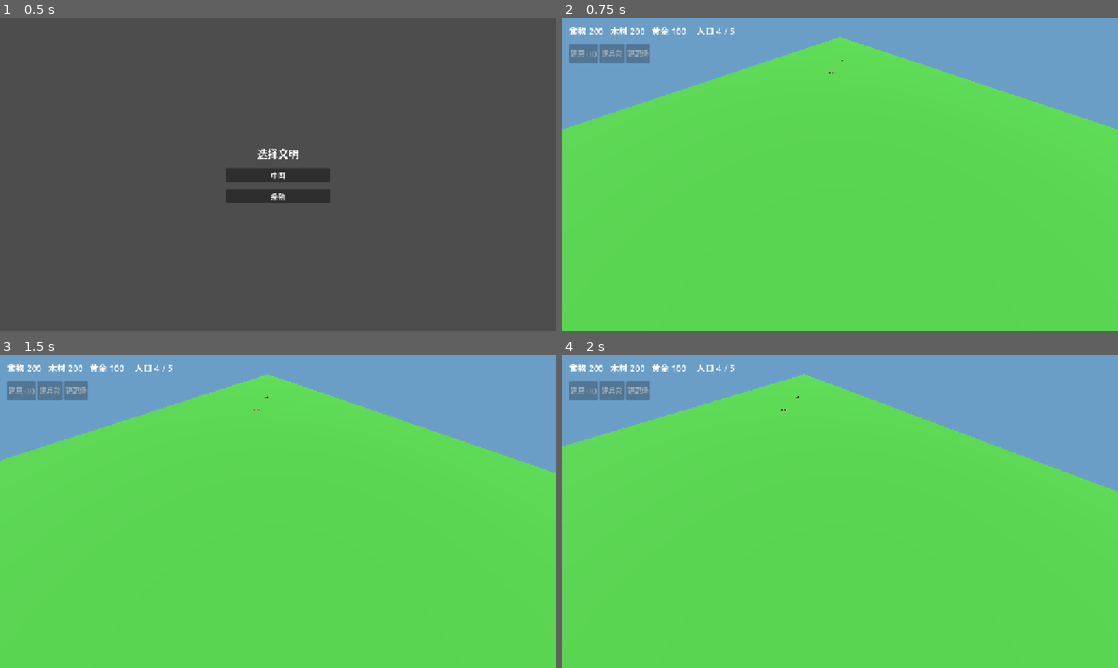
Above: before the commit, frames 1-4 (two rows, left to right).
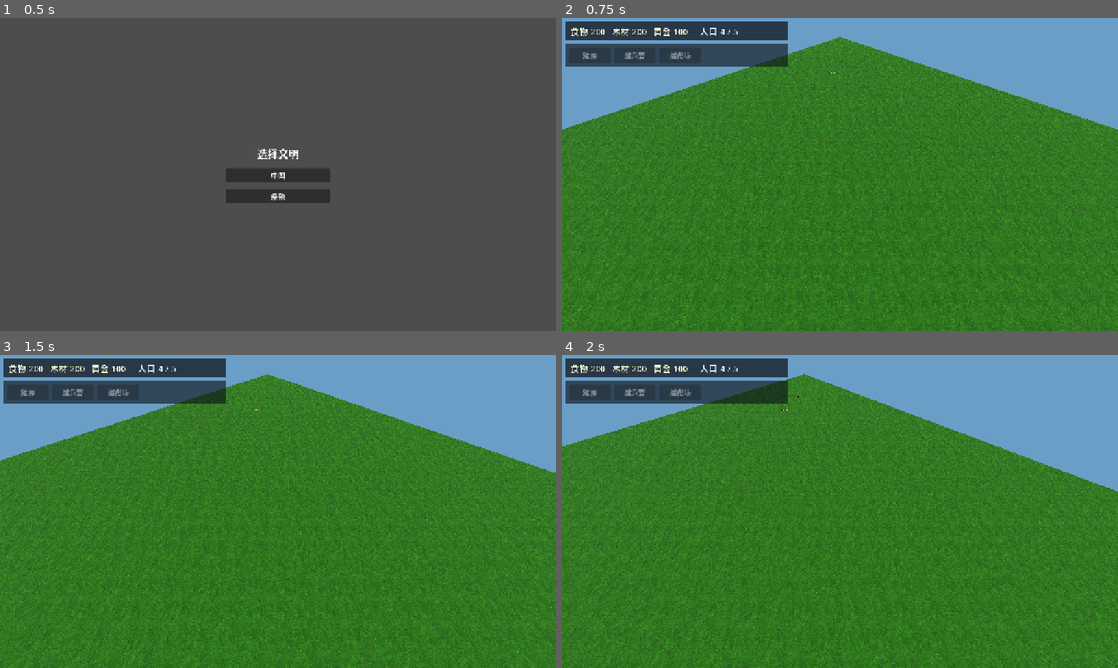
Above: after the commit, the same moments.

Repository: Zondabb/aoe2
Game: Godot game, scene res://scenes/civ_select.tscn
Two runs of this game, one before a commit and one after it. Both use one fixed random seed, a clock stepped at 60 frames per second and the inputs below.
Inputs (mouse positions are in pixels of both pictures, inside the frame that each line leads up to):
- Up to frame 1 (0.5 s): no input
- Up to frame 2 (0.75 s): click "中国" at 0.5 s
- Up to frame 3 (1.5 s): tap Enter at 1.25 s; move the mouse to (400, 495) at 1.27 s; hold D from 1.28 s (still down); tap H at 1.35 s; click (400, 495) at 1.42 s
- Up to frame 4 (2 s): keep holding D

Frame 1 is identical in both runs. In frame 2, 84% of the frame differs, in the area x 0-100%, y 1-100%; in frame 3, 84%; in frame 4, 83%.

Commit message:
chore: polish HUD markers and finalize demo acceptance
抛光 HUD/选中环/移动标记，接入 AoE 草地纹理，补齐条顿马厩按钮并完成验收。

Co-authored-by: Cursor <cursoragent@cursor.com>

Diff:
--- a/scenes/entities/building_view.tscn
+++ b/scenes/entities/building_view.tscn
@@ -6,15 +6,18 @@
 size = Vector3(2, 2.2, 2)
 
 [sub_resource type="StandardMaterial3D" id="StandardMaterial3D_ring"]
-albedo_color = Color(0.2, 0.9, 1, 0.65)
+albedo_color = Color(0.25, 0.9, 1, 0.7)
 transparency = 1
 shading_mode = 0
+disable_receive_shadows = true
 
 [sub_resource type="CylinderMesh" id="CylinderMesh_ring"]
 material = SubResource("StandardMaterial3D_ring")
 top_radius = 1.25
 bottom_radius = 1.25
-height = 0.04
+height = 0.035
+radial_segments = 32
+rings = 1
 
 [node name="BuildingAgent" type="Node3D"]
 script = ExtResource("1_building")
@@ -31,5 +34,7 @@
 pixel_size = 0.03
 
 [node name="SelectionRing" type="MeshInstance3D" parent="."]
+visible = false
 position = Vector3(0, 0.03, 0)
+cast_shadow = 0
 mesh = SubResource("CylinderMesh_ring")
--- a/scenes/entities/unit_view.tscn
+++ b/scenes/entities/unit_view.tscn
@@ -14,14 +14,15 @@
 [sub_resource type="StandardMaterial3D" id="StandardMaterial3D_ring"]
 transparency = 1
 shading_mode = 0
-albedo_color = Color(0.2, 1, 0.25, 0.9)
+albedo_color = Color(0.25, 0.95, 0.35, 0.92)
+disable_receive_shadows = true
 
 [sub_resource type="TorusMesh" id="TorusMesh_ring"]
 material = SubResource("StandardMaterial3D_ring")
-inner_radius = 0.48
-outer_radius = 0.58
-rings = 24
-ring_segments = 8
+inner_radius = 0.42
+outer_radius = 0.56
+rings = 28
+ring_segments = 10
 
 [node name="UnitAgent" type="Node3D"]
 script = ExtResource("1_unit")
@@ -38,5 +39,7 @@
 pixel_size = 0.04
 
 [node name="SelectionRing" type="MeshInstance3D" parent="."]
-position = Vector3(0, 0.03, 0)
+visible = false
+position = Vector3(0, 0.035, 0)
+cast_shadow = 0
 mesh = SubResource("TorusMesh_ring")
--- a/scenes/match_3d.tscn
+++ b/scenes/match_3d.tscn
@@ -14,6 +14,20 @@
 [sub_resource type="PlaneMesh" id="PlaneMesh_ground"]
 material = SubResource("StandardMaterial3D_ground")
 size = Vector2(120, 120)
+
+[sub_resource type="StandardMaterial3D" id="StandardMaterial3D_move"]
+transparency = 1
+shading_mode = 0
+albedo_color = Color(0.95, 0.9, 0.2, 0.85)
+disable_receive_shadows = true
+
+[sub_resource type="CylinderMesh" id="CylinderMesh_move"]
+material = SubResource("StandardMaterial3D_move")
+top_radius = 0.55
+bottom_radius = 0.55
+height = 0.04
+radial_segments = 28
+rings = 1
 
 [sub_resource type="Environment" id="Environment_match"]
 background_mode = 1
@@ -45,6 +59,11 @@
 
 [node name="Entities" type="Node3D" parent="."]
 
+[node name="MoveMarker" type="MeshInstance3D" parent="."]
+visible = false
+cast_shadow = 0
+mesh = SubResource("CylinderMesh_move")
+
 [node name="SelectionController" type="Control" parent="."]
 layout_mode = 3
 anchors_preset = 15
--- a/scenes/ui/hud.tscn
+++ b/scenes/ui/hud.tscn
@@ -12,59 +12,94 @@
 mouse_filter = 2
 script = ExtResource("1_hud")
 
+[node name="TopBarBg" type="ColorRect" parent="."]
+layout_mode = 0
+offset_left = 8.0
+offset_top = 8.0
+offset_right = 520.0
+offset_bottom = 52.0
+mouse_filter = 2
+color = Color(0.05, 0.07, 0.09, 0.72)
+
 [node name="TopBar" type="HBoxContainer" parent="."]
 layout_mode = 0
-offset_left = 16.0
-offset_top = 12.0
-offset_right = 650.0
+offset_left = 20.0
+offset_top = 14.0
+offset_right = 508.0
 offset_bottom = 46.0
-theme_override_constants/separation = 24
+theme_override_constants/separation = 28
 
 [node name="ResourcesLabel" type="Label" parent="TopBar"]
 unique_name_in_owner = true
 layout_mode = 2
+theme_override_colors/font_color = Color(0.95, 0.93, 0.82, 1)
+theme_override_colors/font_outline_color = Color(0, 0, 0, 0.85)
+theme_override_constants/outline_size = 3
 theme_override_font_sizes/font_size = 20
 text = "食物 0   木材 0   黄金 0"
 
 [node name="PopulationLabel" type="Label" parent="TopBar"]
 unique_name_in_owner = true
 layout_mode = 2
+theme_override_colors/font_color = Color(0.86, 0.92, 1, 1)
+theme_override_colors/font_outline_color = Color(0, 0, 0, 0.85)
+theme_override_constants/outline_size = 3
 theme_override_font_sizes/font_size = 20
 text = "人口 0 / 0"
+
+[node name="BuildPanelBg" type="ColorRect" parent="."]
+layout_mode = 0
+offset_left = 8.0
+offset_top = 60.0
+offset_right = 520.0
+offset_bottom = 112.0
+mouse_filter = 2
+color = Color(0.05, 0.07, 0.09, 0.62)
 
 [node name="BuildPanel" type="HBoxContainer" parent="."]
 layout_mode = 0
 offset_left = 16.0
-offset_top = 60.0
-offset_right = 430.0
+offset_top = 68.0
+offset_right = 512.0
 offset_bottom = 104.0
+theme_override_constants/separation = 8
 mouse_filter = 1
 
 [node name="HouseButton" type="Button" parent="BuildPanel"]
 unique_name_in_owner = true
+custom_minimum_size = Vector2(96, 0)
 layout_mode = 2
-text = "建房 (H)"
+text = "建房"
 
 [node name="BarracksButton" type="Button" parent="BuildPanel"]
 unique_name_in_owner = true
+custom_minimum_size = Vector2(96, 0)
 layout_mode = 2
 text = "建兵营"
 
 [node name="ArcheryButton" type="Button" parent="BuildPanel"]
 unique_name_in_owner = true
+custom_minimum_size = Vector2(96, 0)
 layout_mode = 2
 text = "建靶场"
+
+[node name="StableButton" type="Button" parent="BuildPanel"]
+unique_name_in_owner = true
+custom_minimum_size = Vector2(96, 0)
+layout_mode = 2
+text = "建马厩"
 
 [node name="TrainPanel" type="VBoxContainer" parent="."]
 unique_name_in_owner = true
 layout_mode = 0
 offset_left = 16.0
-offset_top = 118.0
-offset_right = 220.0
-offset_bottom = 300.0
+offset_top = 124.0
+offset_right = 240.0
+offset_bottom = 320.0
+theme_override_constants/separation = 6
 mouse_filter = 1
 
-[node name="ResultPanel" type="CenterContainer" parent="."]
+[node name="ResultPanel" type="Control" parent="."]
 unique_name_in_owner = true
 visible = false
 layout_mode = 1
@@ -75,22 +110,41 @@
 grow_vertical = 2
 mouse_filter = 0
 
-[node name="PanelContainer" type="PanelContainer" parent="ResultPanel"]
-custom_minimum_size = Vector2(320, 180)
+[node name="Dim" type="ColorRect" parent="ResultPanel"]
+layout_mode = 1
+anchors_preset = 15
+anchor_right = 1.0
+anchor_bottom = 1.0
+grow_horizontal = 2
+grow_vertical = 2
+mouse_filter = 0
+color = Color(0.02, 0.03, 0.04, 0.55)
+
+[node name="Center" type="CenterContainer" parent="ResultPanel"]
+layout_mode = 1
+anchors_preset = 15
+anchor_right = 1.0
+anchor_bottom = 1.0
+grow_horizontal = 2
+grow_vertical = 2
+mouse_filter = 2
+
+[node name="PanelContainer" type="PanelContainer" parent="ResultPanel/Center"]
+custom_minimum_size = Vector2(340, 190)
 layout_mode = 2
 
-[node name="VBoxContainer" type="VBoxContainer" parent="ResultPanel/PanelContainer"]
+[node name="VBoxContainer" type="VBoxContainer" parent="ResultPanel/Center/PanelContainer"]
 layout_mode = 2
 theme_override_constants/separation = 24
 alignment = 1
 
-[node name="ResultLabel" type="Label" parent="ResultPanel/PanelContainer/VBoxContainer"]
+[node name="ResultLabel" type="Label" parent="ResultPanel/Center/PanelContainer/VBoxContainer"]
 unique_name_in_owner = true
 layout_mode = 2
-theme_override_font_sizes/font_size = 40
+theme_override_font_sizes/font_size = 42
 horizontal_alignment = 1
 
-[node name="ReturnButton" type="Button" parent="ResultPanel/PanelContainer/VBoxContainer"]
+[node name="ReturnButton" type="Button" parent="ResultPanel/Center/PanelContainer/VBoxContainer"]
 unique_name_in_owner = true
 layout_mode = 2
 text = "返回文明选择"
--- a/scripts/input/selection_controller_3d.gd
+++ b/scripts/input/selection_controller_3d.gd
@@ -6,6 +6,7 @@
 const GroundPickerScript := preload("res://scripts/input/ground_picker.gd")
 const DRAG_THRESHOLD := 6.0
 const CLICK_RADIUS := 18.0
+const MOVE_MARKER_DURATION := 1.35
 
 @export var camera_path: NodePath
 
@@ -14,10 +15,25 @@
 var _drag_start := Vector2.ZERO
 var _drag_current := Vector2.ZERO
 var _dragging := false
+var _move_marker: MeshInstance3D
+var _move_marker_ttl := 0.0
 
 func _ready() -> void:
 	mouse_filter = Control.MOUSE_FILTER_IGNORE
 	_camera = get_node_or_null(camera_path) as Camera3D
+	set_process(true)
+
+func _process(delta: float) -> void:
+	if _move_marker_ttl <= 0.0:
+		return
+	_move_marker_ttl = maxf(0.0, _move_marker_ttl - delta)
+	if _move_marker != null and is_instance_valid(_move_marker):
+		var fade := clampf(_move_marker_ttl / MOVE_MARKER_DURATION, 0.0, 1.0)
+		var material := _move_marker.get_active_material(0) as StandardMaterial3D
+		if material != null:
+			material.albedo_color.a = 0.85 * fade
+		if _move_marker_ttl <= 0.0:
+			_move_marker.visible = false
 
 func _unhandled_input(event: InputEvent) -> void:
 	if _camera == null:
@@ -105,11 +121,38 @@
 
 func _issue_move(target: Vector3) -> void:
 	var ground_target := Vector3(target.x, 0.0, target.z)
+	var issued := false
 	for unit in _selected_units.duplicate():
 		if not is_instance_valid(unit):
 			_selected_units.erase(unit)
 		elif unit.get("team") == Enums.Team.PLAYER and unit.has_method("command_move"):
 			unit.call("command_move", ground_target)
+			issued = true
+	if issued:
+		_show_move_marker(ground_target)
+
+func _show_move_marker(ground_target: Vector3) -> void:
+	_ensure_move_marker()
+	if _move_marker == null:
+		return
+	_move_marker.position = Vector3(ground_target.x, 0.04, ground_target.z)
+	_move_marker.visible = true
+	_move_marker_ttl = MOVE_MARKER_DURATION
+	var mesh := _move_marker.mesh
+	if mesh != null:
+		var material := mesh.surface_get_material(0) as StandardMaterial3D
+		if material != null:
+			var unique_material := material.duplicate() as StandardMaterial3D
+			unique_material.albedo_color = Color(0.95, 0.9, 0.2, 0.85)
+			mesh.surface_set_material(0, unique_material)
+
+func _ensure_move_marker() -> void:
+	if _move_marker != null and is_instance_valid(_move_marker):
+		return
+	var match_root := get_parent()
+	if match_root == null:
+		return
+	_move_marker = match_root.get_node_or_null("MoveMarker") as MeshInstance3D
 
 func _issue_gather(resource: Node3D) -> void:
 	for unit in _selected_units.duplicate():
--- a/scripts/match/match_bootstrap.gd
+++ b/scripts/match/match_bootstrap.gd
@@ -29,7 +29,7 @@
 
 func _setup_ground() -> void:
 	var ground := get_node_or_null("../Map/Ground") as MeshInstance3D
-	if ground == null or ground.mesh != null:
+	if ground == null:
 		return
 
 	var material := StandardMaterial3D.new()
@@ -40,10 +40,15 @@
 		if terrain != null:
 			material.albedo_texture = terrain
 			material.uv1_scale = Vector3(24.0, 24.0, 24.0)
-	var plane := PlaneMesh.new()
-	plane.size = GROUND_SIZE
-	plane.material = material
-	ground.mesh = plane
+	if ground.mesh == null:
+		var plane := PlaneMesh.new()
+		plane.size = GROUND_SIZE
+		ground.mesh = plane
+	elif ground.mesh is PlaneMesh:
+		var plane_mesh := (ground.mesh as PlaneMesh).duplicate() as PlaneMesh
+		plane_mesh.size = GROUND_SIZE
+		ground.mesh = plane_mesh
+	ground.material_override = material
 
 func _spawn_entities() -> void:
 	var entities := get_node_or_null("../Entities") as Node3D
--- a/scripts/ui/hud_controller.gd
+++ b/scripts/ui/hud_controller.gd
@@ -4,6 +4,7 @@
 const HOUSE: BuildingDef = preload("res://data/buildings/house.tres")
 const BARRACKS: BuildingDef = preload("res://data/buildings/barracks.tres")
 const ARCHERY_RANGE: BuildingDef = preload("res://data/buildings/archery_range.tres")
+const STABLE: BuildingDef = preload("res://data/buildings/stable.tres")
 
 var match_state: MatchState
 var civ: CivDef
@@ -17,6 +18,7 @@
 @onready var _result_panel := %ResultPanel as Control
 @onready var _result_label := %ResultLabel as Label
 @onready var _return_button := %ReturnButton as Button
+@onready var _stable_button := %StableButton as Button
 
 func setup(
 	state: MatchState,
@@ -34,6 +36,9 @@
 	_result_panel = get_node_or_null("ResultPanel") as Control
 	_result_label = find_child("ResultLabel", true, false) as Label
 	_return_button = find_child("ReturnButton", true, false) as Button
+	_stable_button = get_node_or_null("%StableButton") as Button
+	if _stable_button == null:
+		_stable_button = find_child("StableButton", true, false) as Button
 	if not selection.is_connected("selection_changed", _on_selection_changed):
 		selection.connect("selection_changed", _on_selection_changed)
 	if not match_state.winner_decided.is_connected(_on_winner_decided):
@@ -43,6 +48,9 @@
 	_connect_build_button(%HouseButton, HOUSE)
 	_connect_build_button(%BarracksButton, BARRACKS)
 	_connect_build_button(%ArcheryButton, ARCHERY_RANGE)
+	if _stable_button != null:
+		_connect_build_button(_stable_button, STABLE)
+		_stable_button.visible = _civ_allows_stable()
 	_on_selection_changed([])
 	_refresh()
 	if match_state.winner != -1:
@@ -60,6 +68,9 @@
 	var callback := _request_build.bind(building_def)
 	if not button.pressed.is_connected(callback):
 		button.pressed.connect(callback)
+
+func _civ_allows_stable() -> bool:
+	return civ != null and Enums.BuildingType.STABLE in civ.allowed_buildings
 
 func _on_selection_changed(_selected: Array[Node3D]) -> void:
 	_disconnect_selected_building()
@@ -134,6 +145,9 @@
 	%HouseButton.disabled = not _can_build(HOUSE)
 	%BarracksButton.disabled = not _can_build(BARRACKS)
 	%ArcheryButton.disabled = not _can_build(ARCHERY_RANGE)
+	if _stable_button != null:
+		_stable_button.visible = _civ_allows_stable()
+		_stable_button.disabled = not _can_build(STABLE)
 	for child in _train_panel.get_children():
 		var button := child as Button
 		if button != null and button.get_meta("unit_def", null) is UnitDef:
--- a/tests/test_match_3d.gd
+++ b/tests/test_match_3d.gd
@@ -82,6 +82,8 @@
 		elif billboard.sprite_frames == null or not billboard.sprite_frames.has_animation(&"dir_0"):
 			failures.append("villager billboard should have direction walk animations")
 
+		if unit.get_node("SelectionRing").visible:
+			failures.append("selection ring should start hidden")
 		selection.call("_add_selection", unit)
 		if not unit.get_node("SelectionRing").visible:
 			failures.append("selection should show the unit selection ring")
@@ -90,12 +92,26 @@
 		selection.call("_issue_move", move_target)
 		if unit.get("order") != Enums.OrderType.MOVE:
 			failures.append("right-click move should issue a move order")
+		var move_marker := scene_root.get_node_or_null("MoveMarker") as MeshInstance3D
+		if move_marker == null or not move_marker.visible:
+			failures.append("move order should show a ground move marker")
+		elif not is_equal_approx(move_marker.position.x, 5.0) or not is_equal_approx(
+			move_marker.position.z, 0.0
+		):
+			failures.append("move marker should sit on the ground target")
 		var original_position: Vector3 = unit.position
 		unit.call("_physics_process", 0.5)
 		if unit.position.x <= original_position.x:
 			failures.append("unit should move toward its target on the XZ plane")
 		if unit.position.y != 0.0 or unit.get("sim_pos").y != 0.0:
 			failures.append("moving unit should remain on y=0")
+		var stable_button := hud.find_child("StableButton", true, false) as Button
+		if stable_button == null or stable_button.visible:
+			failures.append("Chinese HUD should hide the stable build button")
+		var ground := scene_root.get_node("Map/Ground") as MeshInstance3D
+		var ground_material := ground.material_override as StandardMaterial3D
+		if ground_material == null or ground_material.albedo_texture == null:
+			failures.append("match ground should apply the terrain texture")
 
 		var food_bush := entities.get_node_or_null("PlayerFoodBush")
 		var town_center := entities.get_node_or_null("PlayerTownCenter")
@@ -195,6 +211,14 @@
 			failures.append("player base should use the selected Teutons civilization")
 		if chinese_ai_tc == null or chinese_ai_tc.get("civ").id != &"chinese":
 			failures.append("AI should switch to Chinese when player selects Teutons")
+		var teutons_hud := teutons_match.get_node_or_null("HUD")
+		var teutons_stable := (
+			teutons_hud.find_child("StableButton", true, false) as Button
+			if teutons_hud != null
+			else null
+		)
+		if teutons_stable == null or not teutons_stable.visible:
+			failures.append("Teutons HUD should show the stable build button")
 		tree.root.remove_child(teutons_match)
 		teutons_match.free()
 
Binary file changed: assets/terrain/grass.png
Not shown: 1 places in scenes/match_3d.tscn that only renumber resources
Not shown, changed: docs/superpowers/specs/2026-08-05-aoe2-rts-demo-design.md
